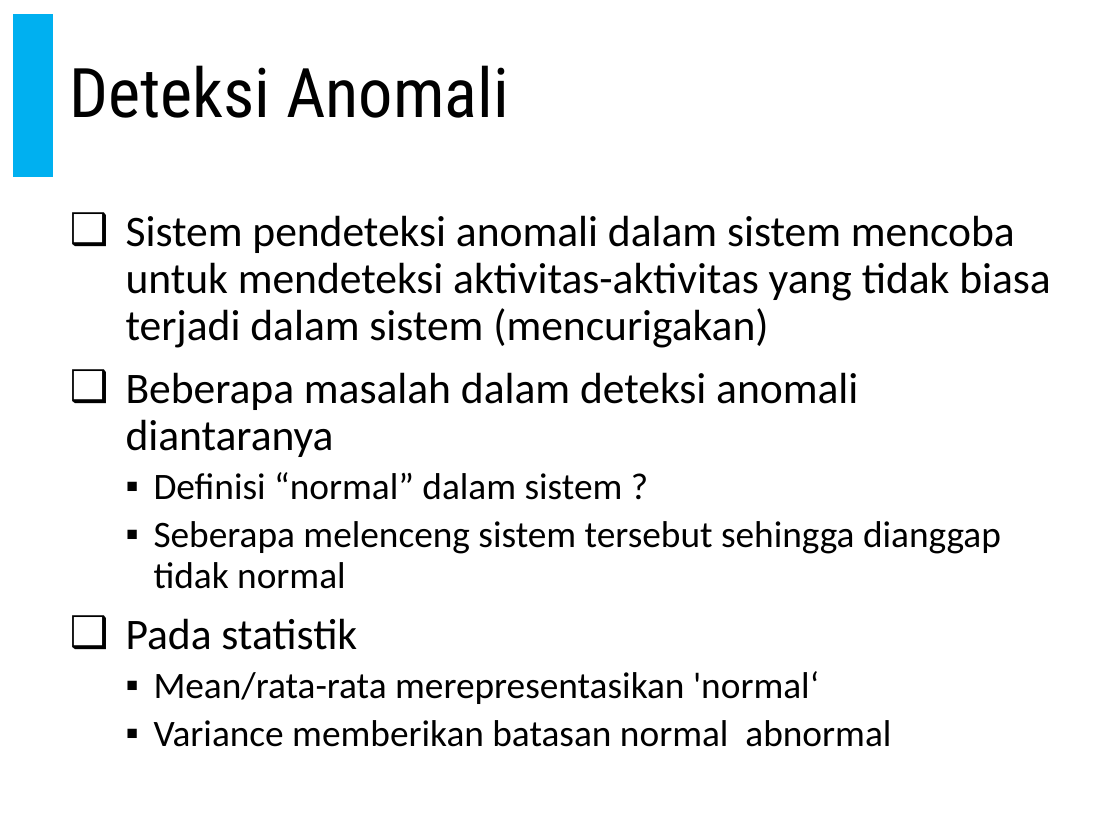
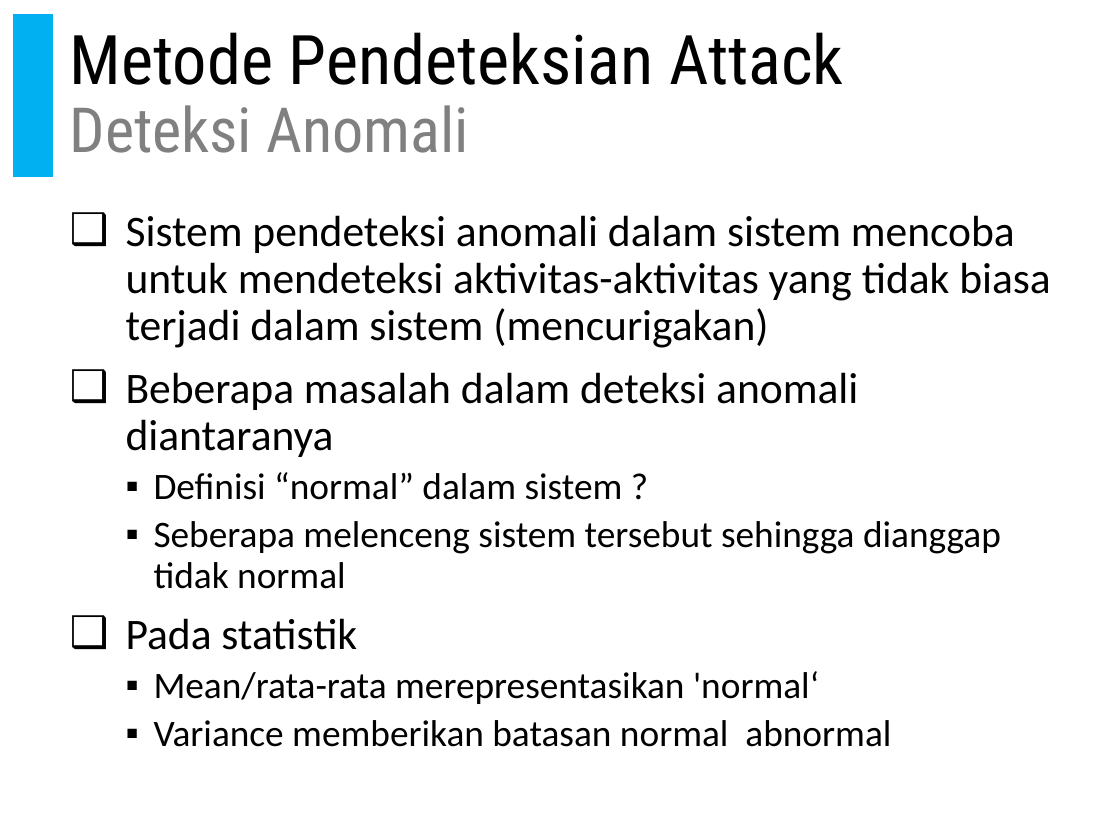
Before and after one commit to doniaft/Keamanan-Informasi, a slide deck: slide 127 of 1. Bahan Ajar/06. Keamanan Informasi - Firewall dan Intrusion Detection System.pptx (slide 122 before the commit). Drawn at 1120x840 pixels with LibreOffice and Linux fonts; fonts in the diff are those of the drawing. Boxes give left, top, right and bottom in pixels: in the first picture for what was removed or moved away, otherwise in the second. Text is boxed around its words. In the diff, an @@ line names an element or a change of style, - is before the commit and + after.

```diff
--- a/1. Bahan Ajar/06. Keamanan Informasi - Firewall dan Intrusion Detection System.pptx
+++ b/1. Bahan Ajar/06. Keamanan Informasi - Firewall dan Intrusion Detection System.pptx
@@ title at (70, 32, 844, 153): text changed @@
-Deteksi Anomali
+Metode Pendeteksian Attack
+Deteksi Anomali
```
Also in this commit, not shown: 16 other slides changed, 17 slides added.
